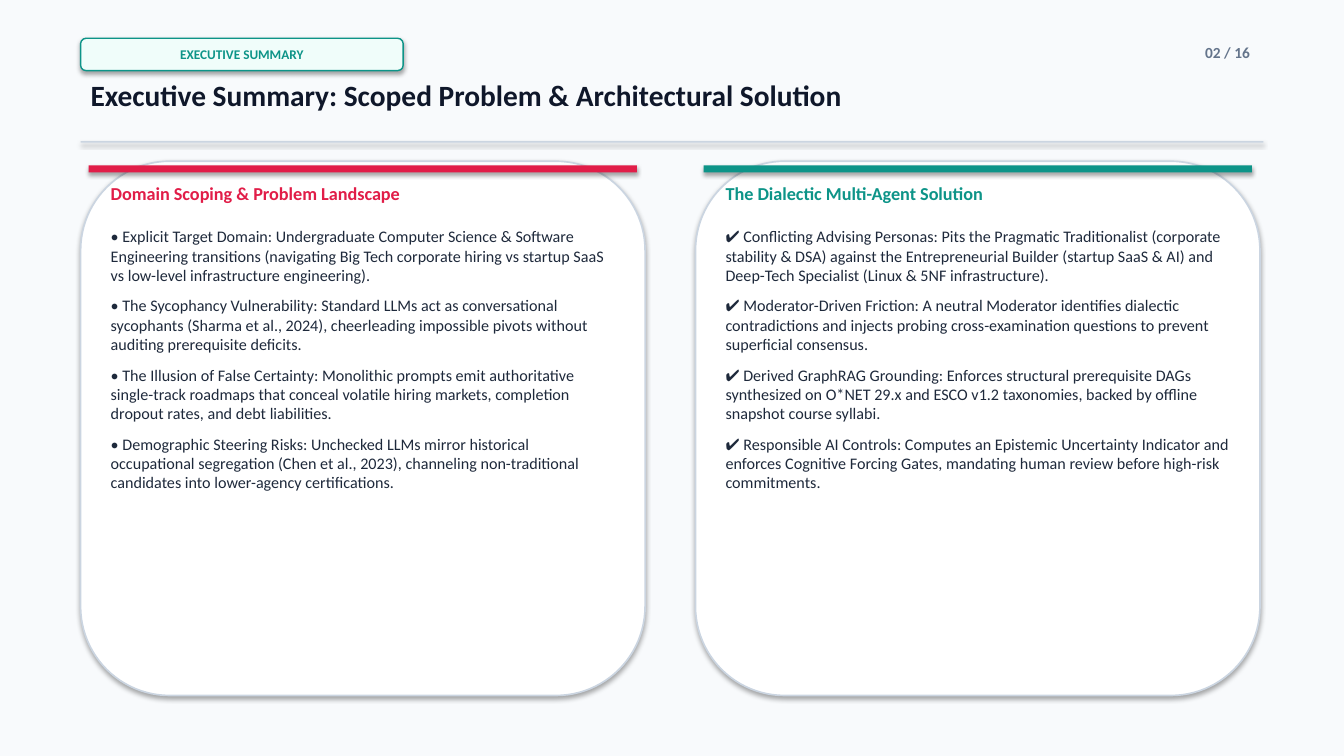
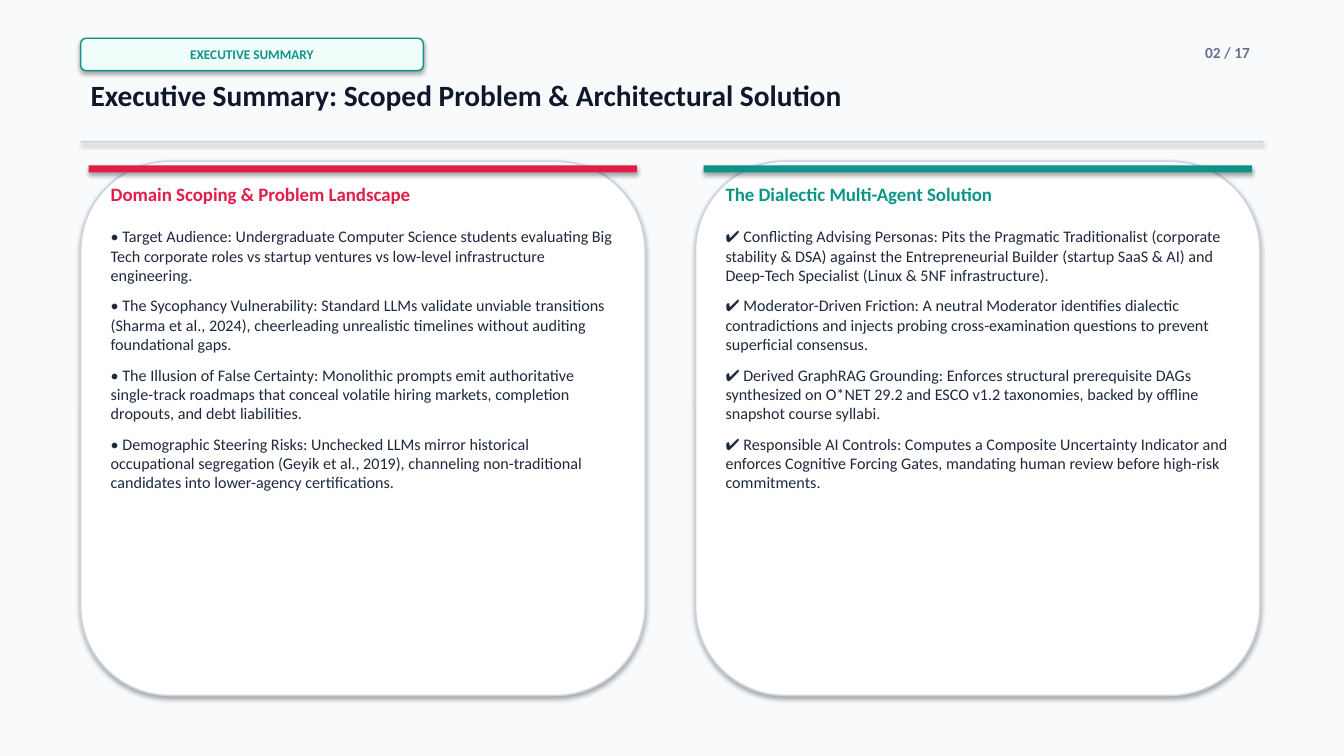
Before and after one commit to parth2024-tech/rai-project, a slide deck: slide 2 of Final_Presentation.pptx. Drawn at 1344x756 pixels with LibreOffice and Linux fonts; fonts in the diff are those of the drawing. Boxes give left, top, right and bottom in pixels: in the first picture for what was removed or moved away, otherwise in the second. Text is boxed around its words. In the diff, an @@ line names an element or a change of style, - is before the commit and + after.

```diff
--- a/Final_Presentation.pptx
+++ b/Final_Presentation.pptx
@@ rounded rectangle "EXECUTIVE SUMMARY": place and size @@
-rounded rectangle "EXECUTIVE SUMMARY" at box(81, 38, 403, 71)
+rounded rectangle "EXECUTIVE SUMMARY" at box(81, 38, 423, 71)
@@ text at box(1205, 48, 1250, 58): text changed @@
-02 / 16
+02 / 17
@@ text "Domain Scoping & Problem Landscape" at box(111, 187, 411, 204): size 13 to 13.5 pt @@
@@ text "The Dialectic Multi-Agent Solution" at box(726, 187, 992, 205): size 13 to 13.5 pt @@
@@ text at box(111, 230, 612, 491): text changed @@
-• Explicit Target Domain: Undergraduate Computer Science & Software Engineering transitions (navigating Big Tech corporate hiring vs startup SaaS vs low-level infrastructure engineering).
-• The Sycophancy Vulnerability: Standard LLMs act as conversational sycophants (Sharma et al., 2024), cheerleading impossible pivots without auditing prerequisite deficits.
-• The Illusion of False Certainty: Monolithic prompts emit authoritative single-track roadmaps that conceal volatile hiring markets, completion dropout rates, and debt liabilities.
-• Demographic Steering Risks: Unchecked LLMs mirror historical occupational segregation (Chen et al., 2023), channeling non-traditional candidates into lower-agency certifications.
+• Target Audience: Undergraduate Computer Science students evaluating Big Tech corporate roles vs startup ventures vs low-level infrastructure engineering.
+• The Sycophancy Vulnerability: Standard LLMs validate unviable transitions (Sharma et al., 2024), cheerleading unrealistic timelines without auditing foundational gaps.
+• The Illusion of False Certainty: Monolithic prompts emit authoritative single-track roadmaps that conceal volatile hiring markets, completion dropouts, and debt liabilities.
+• Demographic Steering Risks: Unchecked LLMs mirror historical occupational segregation (Geyik et al., 2019), channeling non-traditional candidates into lower-agency certifications.
@@ text at box(726, 369, 1228, 488): text changed @@
-✔ Derived GraphRAG Grounding: Enforces structural prerequisite DAGs synthesized on O*NET 29.x and ESCO v1.2 taxonomies, backed by offline snapshot course syllabi.
-✔ Responsible AI Controls: Computes an Epistemic Uncertainty Indicator and enforces Cognitive Forcing Gates, mandating human review before high-risk commitments.
+✔ Derived GraphRAG Grounding: Enforces structural prerequisite DAGs synthesized on O*NET 29.2 and ESCO v1.2 taxonomies, backed by offline snapshot course syllabi.
+✔ Responsible AI Controls: Computes a Composite Uncertainty Indicator and enforces Cognitive Forcing Gates, mandating human review before high-risk commitments.
```
Also in this commit, not shown: 14 other slides changed, 2 slides added, 1 slide removed, 4 other files.
